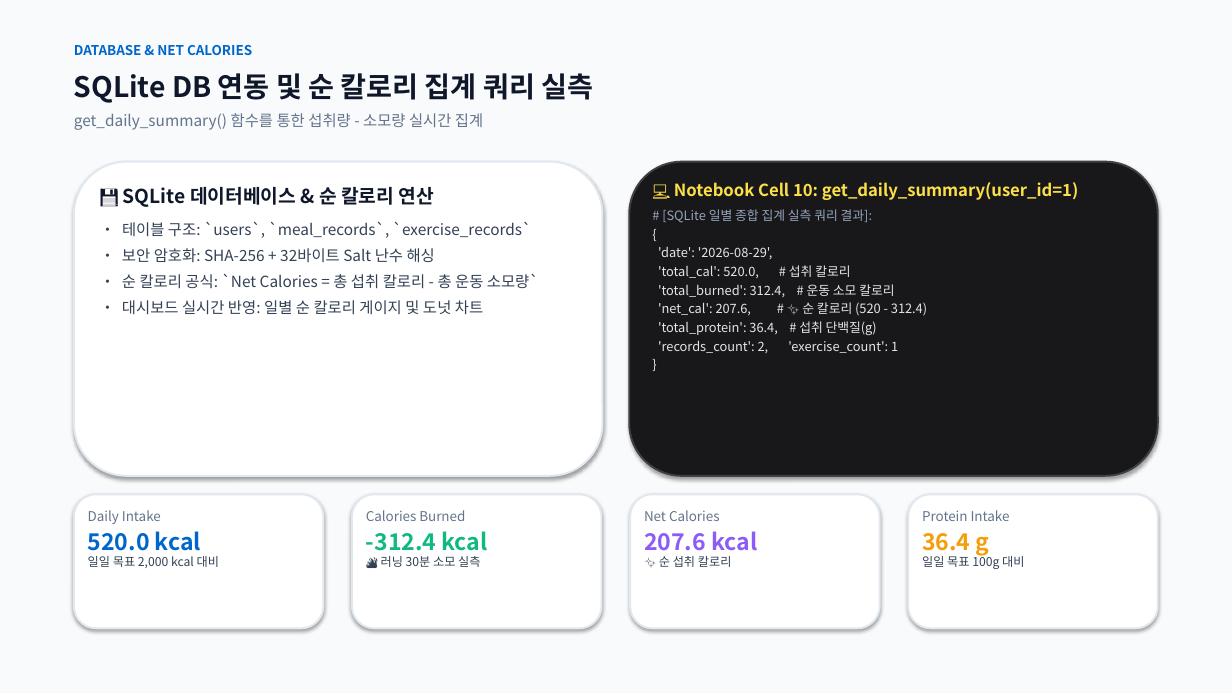
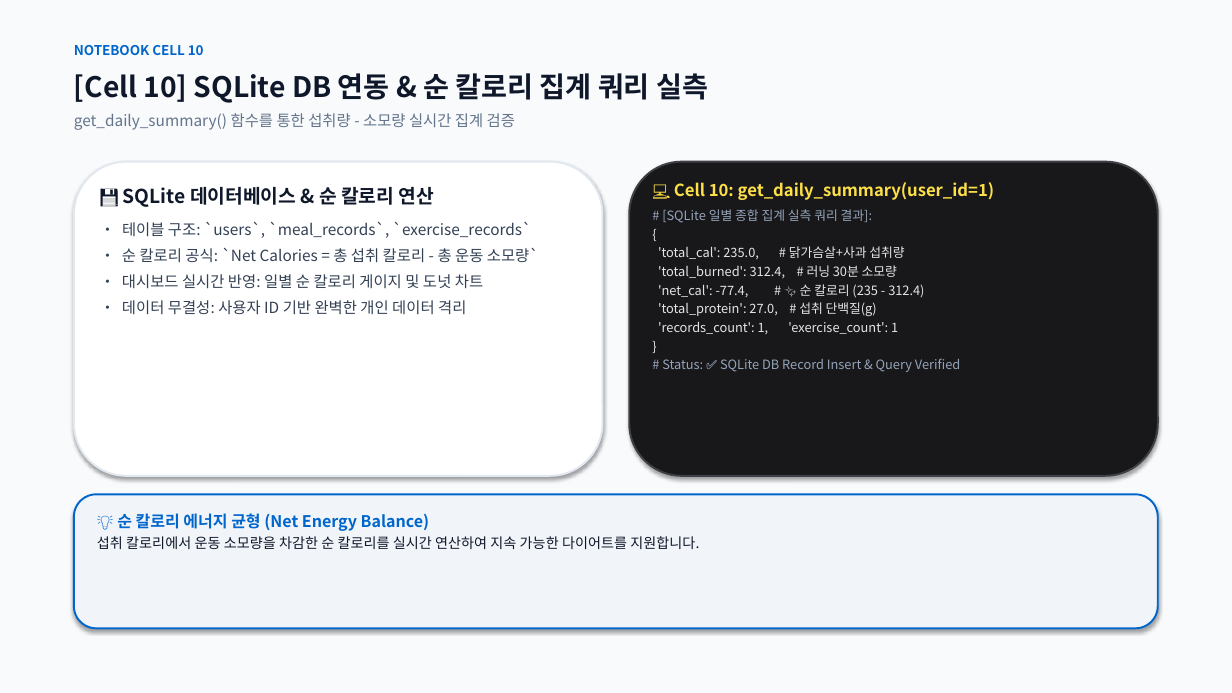
Before and after one commit to rye6837-web/impossible_to_get_lost_my_weight, a slide deck: slide 11 of AI_Diet_Coach_Presentation.pptx (slide 12 before the commit). Drawn at 1232x693 pixels with LibreOffice and Linux fonts; fonts in the diff are those of the drawing. Boxes give left, top, right and bottom in pixels: in the first picture for what was removed or moved away, otherwise in the second. Text is boxed around its words. In the diff, an @@ line names an element or a change of style, - is before the commit and + after.

Commit message:
docs: Streamline presentation to 14 slides (1-page MVP, notebook cell-by-cell verification, and comprehensive troubleshooting)

```diff
--- a/AI_Diet_Coach_Presentation.pptx
+++ b/AI_Diet_Coach_Presentation.pptx
@@ text at box(74, 45, 204, 55): text changed @@
-DATABASE & NET CALORIES
+NOTEBOOK CELL 10
@@ text at box(74, 73, 708, 103): text changed @@
-SQLite DB 연동 및 순 칼로리 집계 쿼리 실측
+[Cell 10] SQLite DB 연동 & 순 칼로리 집계 쿼리 실측
@@ text at box(74, 113, 515, 130): text changed @@
-get_daily_summary() 함수를 통한 섭취량 - 소모량 실시간 집계
+get_daily_summary() 함수를 통한 섭취량 - 소모량 실시간 집계 검증
@@ text at box(674, 182, 994, 200): text changed @@
-💻 Notebook Cell 10: get_daily_summary(user_id=1)
+💻 Cell 10: get_daily_summary(user_id=1)
@@ text at box(122, 248, 435, 263): paragraph removed @@
-• 보안 암호화: SHA-256 + 32바이트 Salt 난수 해싱
@@ text at box(658, 246, 924, 334): text changed @@
-'date': '2026-08-29',
-'total_cal': 520.0, # 섭취 칼로리
-'total_burned': 312.4, # 운동 소모 칼로리
-'net_cal': 207.6, # ✨ 순 칼로리 (520 - 312.4)
-'total_protein': 36.4, # 섭취 단백질(g)
-'records_count': 2, 'exercise_count': 1
+'total_cal': 235.0, # 닭가슴살+사과 섭취량
+'total_burned': 312.4, # 러닝 30분 소모량
+'net_cal': -77.4, # ✨ 순 칼로리 (235 - 312.4)
+'total_protein': 27.0, # 섭취 단백질(g)
+'records_count': 1, 'exercise_count': 1
@@ text at box(122, 300, 466, 315): paragraph added @@
+• 데이터 무결성: 사용자 ID 기반 완벽한 개인 데이터 격리
@@ text at box(662, 358, 960, 372): paragraph added @@
+# Status: ✅ SQLite DB Record Insert & Query Verified
@@ rounded rectangle: place and size @@
-rounded rectangle at box(74, 494, 323, 628)
+rounded rectangle at box(74, 494, 1158, 628)
@@ rounded rectangle at box(74, 494, 1158, 628): fill #FFFFFF to #F1F5F9; outline #E2E8F0 1.5 pt to #0066CC 1.5 pt @@
@@ rounded rectangle removed at box(352, 494, 602, 628) @@
@@ rounded rectangle removed at box(630, 494, 880, 628) @@
@@ rounded rectangle removed at box(909, 494, 1158, 628) @@
@@ text at box(97, 513, 699, 549): text changed; size 9.5 to 11 pt; text colour #334155 to #0F172A @@
-Daily Intake
-520.0 kcal
-일일 목표 2,000 kcal 대비
+💡 순 칼로리 에너지 균형 (Net Energy Balance)
+섭취 칼로리에서 운동 소모량을 차감한 순 칼로리를 실시간 연산하여 지속 가능한 다이어트를 지원합니다.
@@ text removed at box(366, 510, 480, 567) @@
-Calories Burned
--312.4 kcal
-🔥 러닝 30분 소모 실측
@@ text removed at box(644, 510, 732, 567) @@
-Net Calories
-207.6 kcal
-✨ 순 섭취 칼로리
@@ text removed at box(922, 510, 1024, 569) @@
-Protein Intake
-36.4 g
-일일 목표 100g 대비
```
Also in this commit, not shown: 12 other slides changed, 1 slide added, 1 slide removed, 2 other files.
